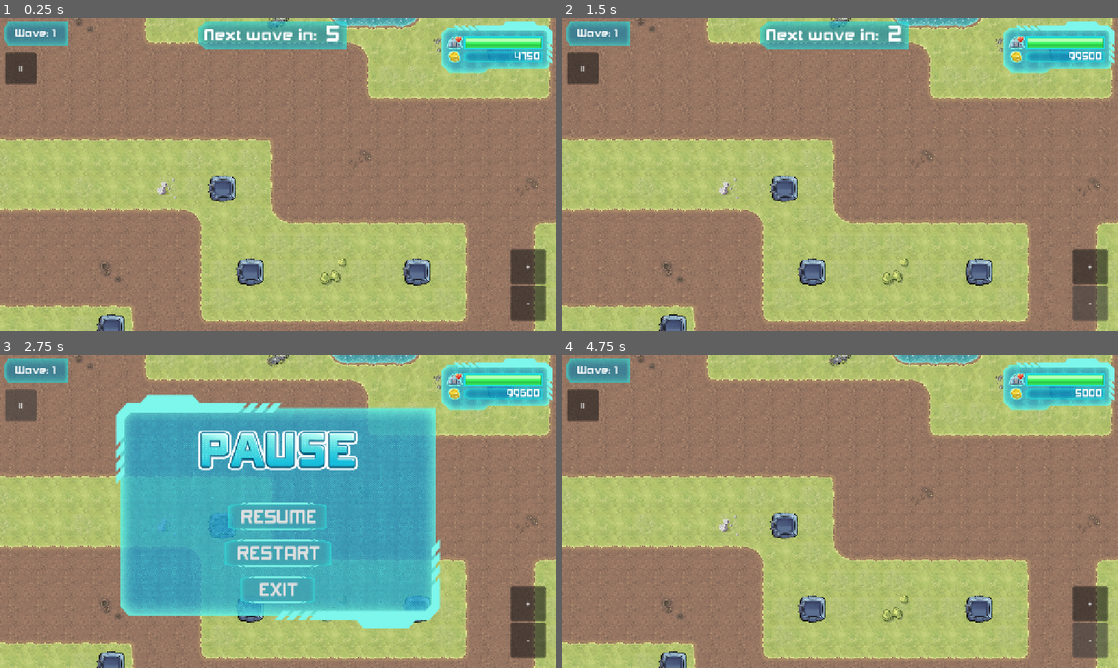
Above: before the commit, frames 1-4 (two rows, left to right).
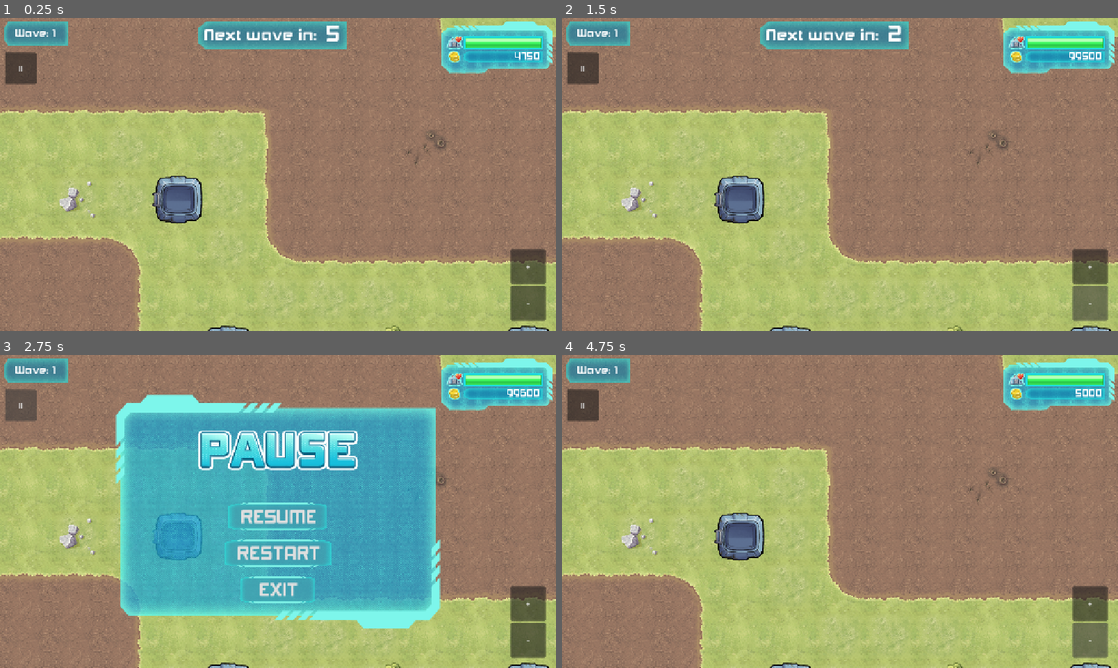
Above: after the commit, the same moments.

Repository: cykgames/003-outpost
Game: Godot game, scene res://tools/regression.tscn
The game is run twice, just before and just after one commit, with the same random seed, the same clock (stepped at 60 frames per second) and the same inputs. This scene is started directly instead of the project's main scene.
Inputs:
- Up to frame 1 (0.25 s): no input
- Up to frame 2 (1.5 s): click "+" at 0.5 s; click "-" at 1.25 s
- Up to frame 3 (2.75 s): click "II" at 2 s
- Up to frame 4 (4.75 s): click "RESTART" at 2.75 s; click "+" at 3.5 s; click "-" at 4.25 s

The runs differ from the first frame. In frame 1, 36% of the frame differs, in the area x 0-100%, y 0-100%; in frame 2, 36%; in frame 3, 23%; in frame 4, 37%.

Commit message:
fix(ui): drop enemy debug state label, closer default zoom
- enemy FSM state label ("Move") no longer rendered above units
- initial camera zoom 0.5 -> 0.9 so turret slots and infantry are readable on phone screens
- regression expectation updated; 18/18 checks pass

Diff:
--- a/entities/enemies/enemy.gd
+++ b/entities/enemies/enemy.gd
@@ -21,8 +21,8 @@
 
 
 func _ready() -> void:
-	# initialize HUD
-	hud.state_label.text = state_machine.current_state.name
+	# initialize HUD (state label is debug-only; keep it hidden on enemies)
+	hud.state_label.hide()
 	hud.healthbar.max_value = health
 	hud.healthbar.value = health
 	# initialize navigation agent
@@ -83,4 +83,5 @@
 
 
 func _on_state_machine_state_changed(states_stack: Array) -> void:
-	hud.state_label.text = (states_stack[0] as State).name
+	# Debug FSM state label intentionally not shown on enemies.
+	pass
--- a/scenes/maps/camera2D/camera2D.gd
+++ b/scenes/maps/camera2D/camera2D.gd
@@ -6,11 +6,11 @@
 
 
 @export var min_zoom: float = 0.25
-@export var max_zoom: float = 1.0
+@export var max_zoom: float = 1.5
 @export var zoom_rate: float = 16.0
 @export var zoom_delta: float = 0.1
 
-var target_zoom: float = 0.5
+var target_zoom: float = 0.9
 
 @onready var hud := $Hud as Hud
 
--- a/scenes/maps/map.gd
+++ b/scenes/maps/map.gd
@@ -11,7 +11,7 @@
 
 const STARTING_MONEY := 5000
 const TAP_THRESHOLD := 16.0  # screen px before a press counts as a drag
-const INITIAL_ZOOM := 0.5
+const INITIAL_ZOOM := 0.9
 
 @onready var objective := $Objective as Objective
 @onready var spawner := $Spawner as Spawner
--- a/tools/regression.gd
+++ b/tools/regression.gd
@@ -103,7 +103,7 @@
 	_check("turret slots found (got %d)" % slots.size(), slots.size() >= 7)
 	_check("objective health == 500", map.objective.health == 500)
 	_check("starting money == 5000", Global.money == 5000)
-	_check("camera zoom initialized to 0.5", is_equal_approx(cam.zoom.x, 0.5))
+	_check("camera zoom initialized to 0.9", is_equal_approx(cam.zoom.x, 0.9))
 
 
 func _stage_placement() -> void:
